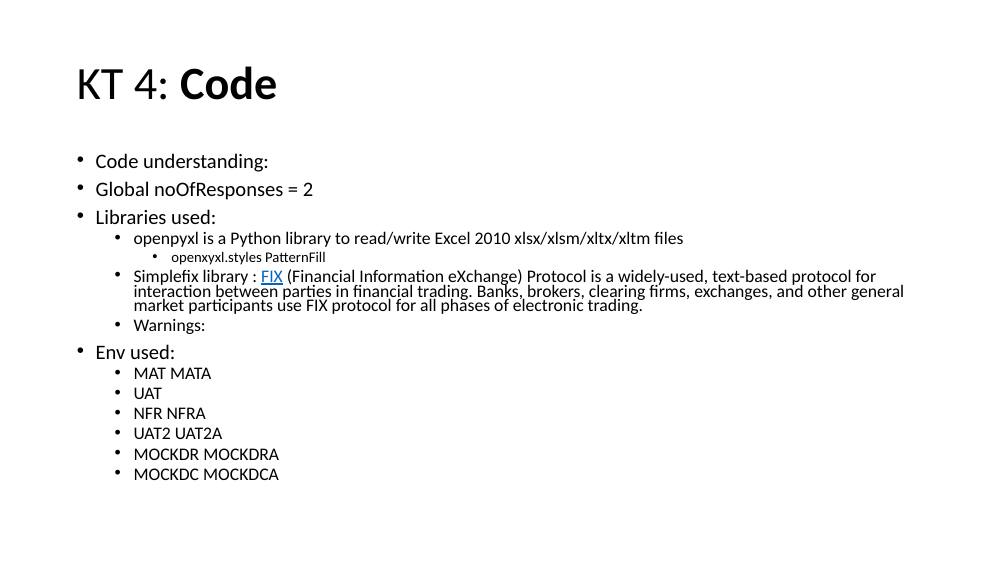
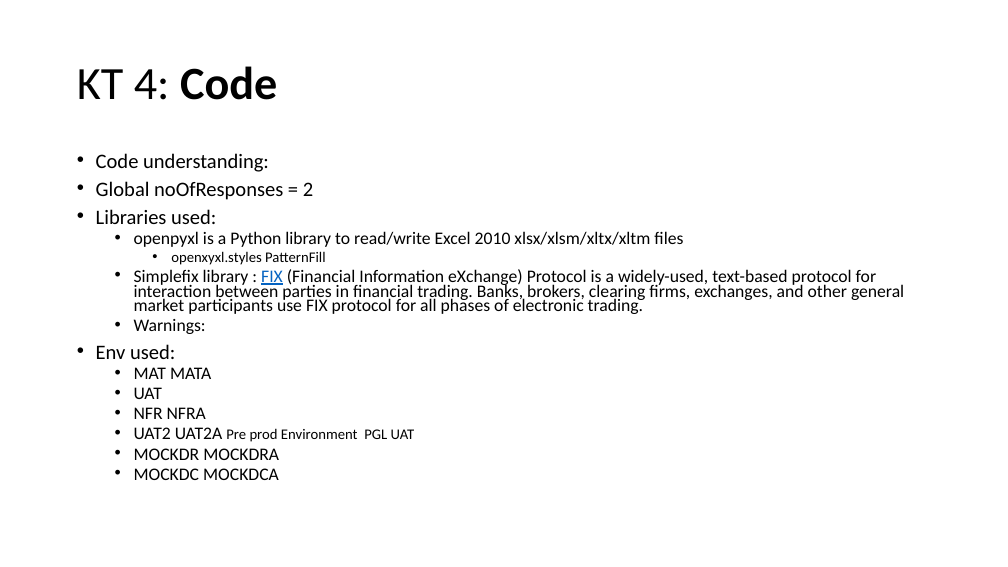
Before and after one commit to billionri/Personal-Docs, a slide deck: slide 7 of UAT – Functional Testing.pptx. Drawn at 1008x567 pixels with LibreOffice and Linux fonts; fonts in the diff are those of the drawing. Boxes give left, top, right and bottom in pixels: in the first picture for what was removed or moved away, otherwise in the second. Text is boxed around its words. In the diff, an @@ line names an element or a change of style, - is before the commit and + after.

```diff
--- a/UAT – Functional Testing.pptx
+++ b/UAT – Functional Testing.pptx
@@ text at [134, 427, 415, 442]: text changed; size 16.8 to 14 pt @@
-  • UAT2 UAT2A
+  • UAT2 UAT2A Pre prod Environment PGL UAT
```
Also in this commit, not shown: 3 other slides changed, 5 slides added.
